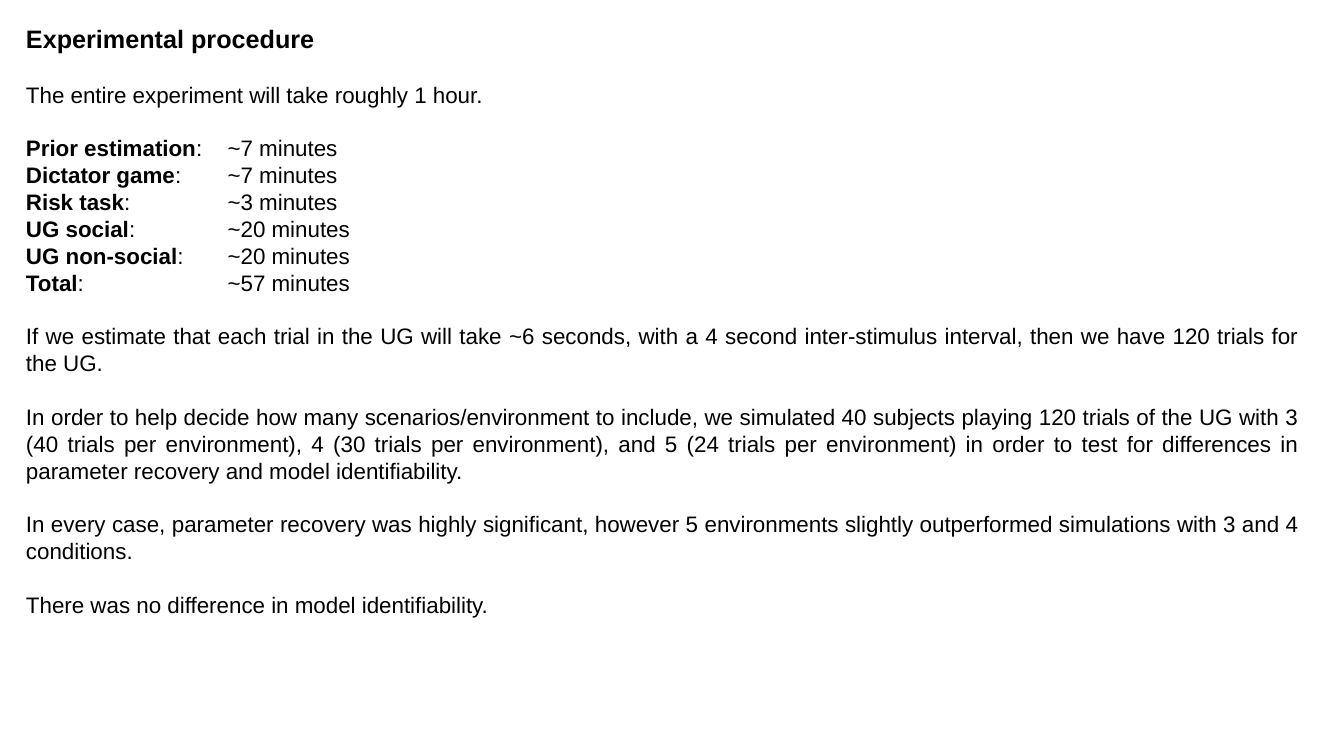
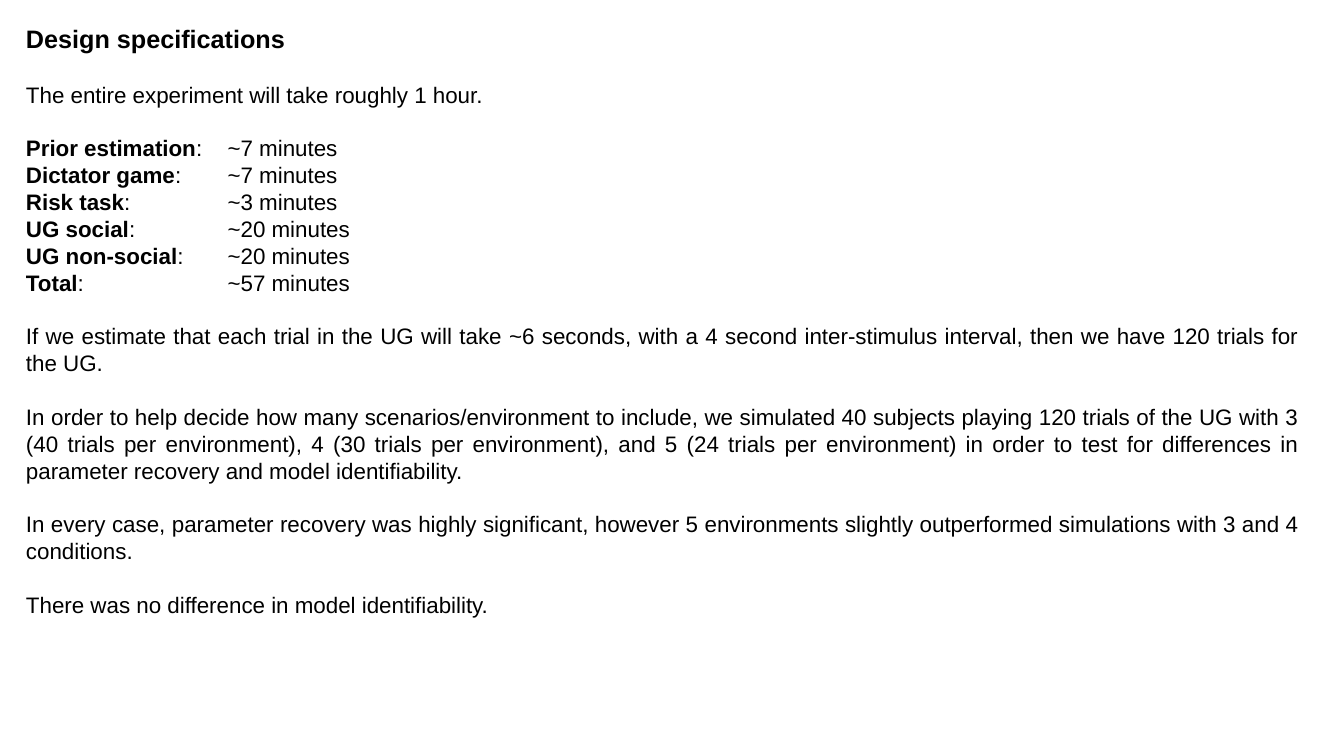
Before and after one commit to michaelrojekgiffin/RL, a slide deck: slide 19 of reports/Design_presentation_2017_10_27.pptx (slide 17 before the commit). Drawn at 1344x756 pixels with LibreOffice and Linux fonts; fonts in the diff are those of the drawing. Boxes give left, top, right and bottom in pixels: in the first picture for what was removed or moved away, otherwise in the second. Text is boxed around its words. In the diff, an @@ line names an element or a change of style, - is before the commit and + after.

```diff
--- a/reports/Design_presentation_2017_10_27.pptx
+++ b/reports/Design_presentation_2017_10_27.pptx
@@ text at [26, 29, 285, 54]: text changed @@
-Experimental procedure
+Design specifications
```
Also in this commit, not shown: 5 other slides changed, 4 slides added, 4 slides removed, 4 other files.
